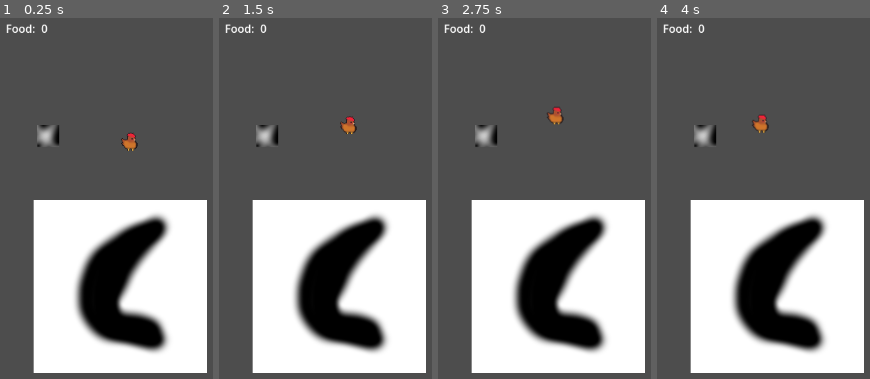
Above: before the commit, frames 1-4 (left to right).
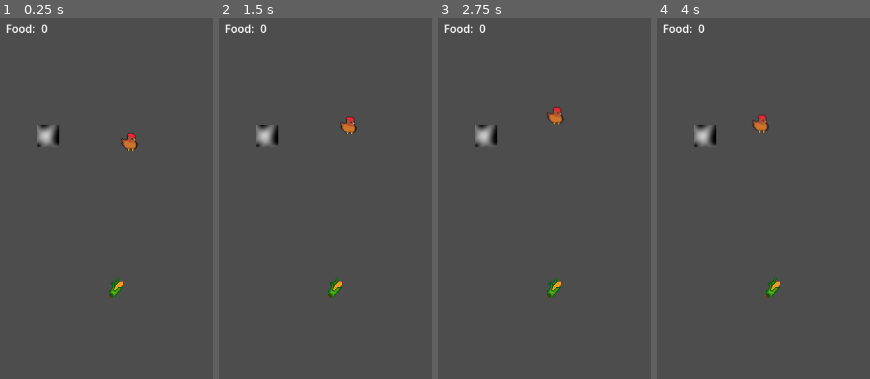
Above: after the commit, the same moments.

Repository: jackfruitgames/chickeeen
Game: Godot game, scene res://scenes/testscene/testscene.tscn
Same seed, same stepped clock (60 frames per second), same inputs: the game is played once before the commit and once after it. This scene is started directly instead of the project's main scene.
Inputs:
- Up to frame 1 (0.25 s): no input
- Up to frame 2 (1.5 s): tap Enter at 0.5 s; hold Up (move_up) from 0.53 s (still down)
- Up to frame 3 (2.75 s): release Up (move_up) at 2.03 s; hold Left (move_left) from 2.03 s (still down)
- Up to frame 4 (4 s): tap Space at 3.5 s; release Left (move_left) at 3.53 s; hold Down (move_down) from 3.53 s (still down)

The runs differ from the first frame. In frame 1, 38% of the frame differs, in the area x 15-98%, y 50-99%; in frame 2, 38%; in frame 3, 38%; in frame 4, 38%.

Commit message:
Replace food sprite and remove old placeholder graphics

Diff:
--- a/scenes/food/food.tscn
+++ b/scenes/food/food.tscn
@@ -1,13 +1,13 @@
 [gd_scene load_steps=8 format=3 uid="uid://bbpcd0gp83hu8"]
 
-[ext_resource type="Texture2D" uid="uid://c5y72eft3uccg" path="res://scenes/food/fakeFood.png" id="1_dp20w"]
 [ext_resource type="Script" path="res://scenes/food/eating.gd" id="1_vc0rm"]
-[ext_resource type="AudioStream" uid="uid://17q35ic3860v" path="res://assets/sound/chicken_eat0.mp3" id="3_hvbmr"]
-[ext_resource type="AudioStream" uid="uid://ccmsjgltvhh2g" path="res://assets/sound/chicken_eat1.mp3" id="4_o0jy3"]
-[ext_resource type="AudioStream" uid="uid://d1nlqy5k0vsy4" path="res://assets/sound/chicken_eat2.mp3" id="5_hsk8a"]
+[ext_resource type="Texture2D" uid="uid://c1nhvftamn5vy" path="res://scenes/food/Corn-0001.png" id="2_oxla4"]
+[ext_resource type="AudioStream" uid="uid://c2sq82vsso3h7" path="res://assets/sound/chicken_eat0.mp3" id="3_hvbmr"]
+[ext_resource type="AudioStream" uid="uid://uswvwdkasr3f" path="res://assets/sound/chicken_eat1.mp3" id="4_o0jy3"]
+[ext_resource type="AudioStream" uid="uid://daqvrvyg2offc" path="res://assets/sound/chicken_eat2.mp3" id="5_hsk8a"]
 
 [sub_resource type="RectangleShape2D" id="RectangleShape2D_0v40n"]
-size = Vector2(250, 250)
+size = Vector2(32, 32)
 
 [sub_resource type="AudioStreamRandomizer" id="AudioStreamRandomizer_bmy6n"]
 streams_count = 3
@@ -22,7 +22,7 @@
 script = ExtResource("1_vc0rm")
 
 [node name="Sprite2D" type="Sprite2D" parent="."]
-texture = ExtResource("1_dp20w")
+texture = ExtResource("2_oxla4")
 
 [node name="CollisionShape2D" type="CollisionShape2D" parent="."]
 shape = SubResource("RectangleShape2D_0v40n")
Not shown, changed: assets/Food/Corn-0001.png.import
Binary file removed: scenes/chicken/FakeChicken.png
Binary file added: scenes/food/Corn-0001.png
Not shown, changed: scenes/food/Corn-0001.png.import
Binary file removed: scenes/food/fakeFood.png
